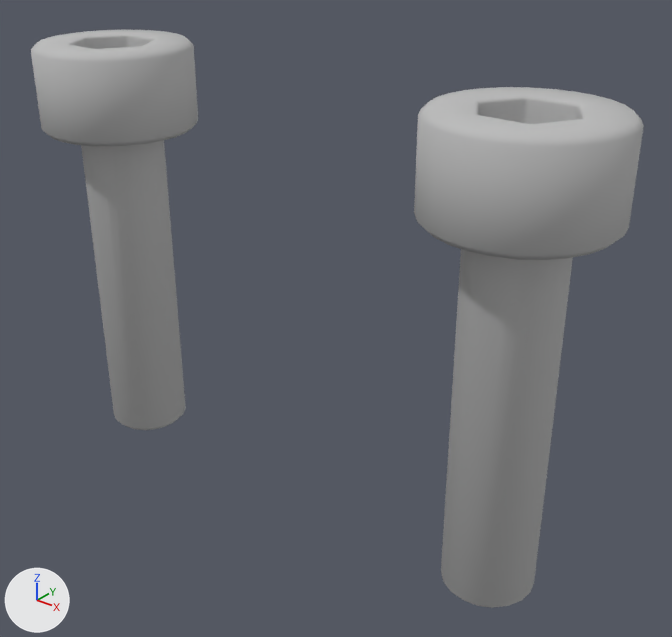
A saved change to the OBJ model resources/meshes/solo_lower_leg_v2/solo_lower_leg_v2_0.obj.
Camera for both pictures: a 50 mm lens placed at (0.0187, -0.0211, 0.0144), pointed at (0.0013, 0.0007, 0.0009). The lights are fixed; the arrows at lower left show +X, +Y and +Z. Where no turn or scale is listed for an object, it has been applied to the vertices.

Objects in the first picture: 'solo_lower_leg_v2_0'.
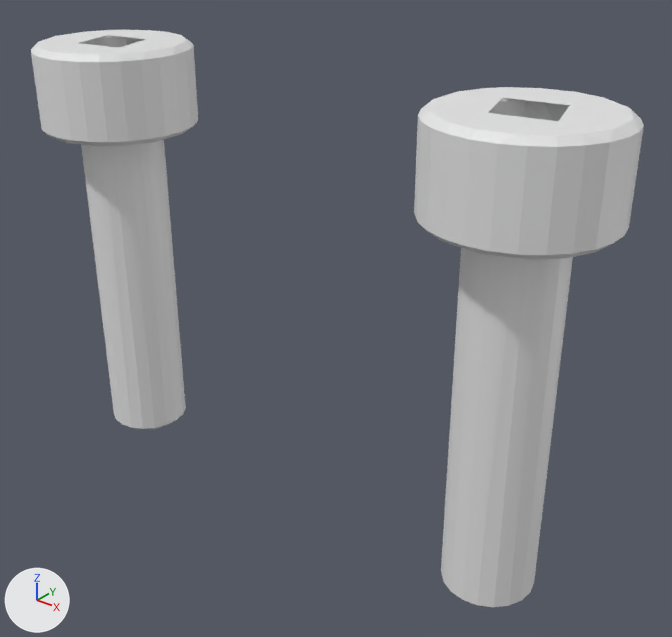
Patch to the scene script:
```diff
--- a/resources/meshes/solo_lower_leg_v2/solo_lower_leg_v2_0.obj.py
+++ b/resources/meshes/solo_lower_leg_v2/solo_lower_leg_v2_0.obj.py
@@ me_solo_lower_leg_v2_0 @@
 # used by ob_solo_lower_leg_v2_0; location = (0.0, 0.0, 0.0)
-me_solo_lower_leg_v2_0.from_pydata(...)  # 878 vertices, 1748 faces; spans x -0.0107..0.0107, y -0.0027..0.0028, z -0.006..0.009
+me_solo_lower_leg_v2_0.from_pydata(...)  # 441 vertices, 874 faces; spans x -0.0107..0.0107, y -0.0027..0.0028, z -0.006..0.009
+# me_solo_lower_leg_v2_0 part 1: 2 vertices moved from x -0.0094..-0.0093, y -0.0007..0.0006, z 0.0059 to x -0.0095..-0.0093, y -0.0008..0.0004, z 0.0059; 259 vertices removed from x -0.0105..-0.0055, y -0.0025..0.0025, z 0.0058..0.009; 49 vertices added at x -0.0105..-0.0055, y -0.0025..0.0024, z 0.0059..0.009
+# me_solo_lower_leg_v2_0 part 2: 2 vertices moved from x 0.0066..0.0067, y -0.0007..0.0006, z 0.0059 to x 0.0065..0.0067, y -0.0008..0.0004, z 0.0059; 258 vertices removed from x 0.0055..0.0105, y -0.0025..0.0025, z 0.0058..0.009; 49 vertices added at x 0.0055..0.0105, y -0.0025..0.0024, z 0.0059..0.009
+# me_solo_lower_leg_v2_0 part 3: 14 vertices removed from x -0.0093..-0.0067, y -0.0013..0.0012, z -0.006; 5 vertices added at x -0.0092..-0.0068, y -0.0011..0.0012, z -0.006
+# me_solo_lower_leg_v2_0 part 4: 299 faces spanning x -0.0107..0.0107, y -0.0027..0.0028, z -0.006..0.009 switch from mat_material_0 (grey #bcbcbc) to no material
+# me_solo_lower_leg_v2_0 part 5: the surface is now shaded flat
```

Boxes [x1, y1, x2, y2] around the edits, measured in the pictures (672 x 637 px):
'solo_lower_leg_v2_0', reshaped: before [31, 30, 644, 608]; after [31, 30, 644, 607]
part 1 of me_solo_lower_leg_v2_0, cut back: before [31, 30, 196, 418]; after [31, 30, 193, 146]
part 2 of me_solo_lower_leg_v2_0, cut back: before [418, 87, 644, 591]; after [418, 87, 644, 260]
part 3 of me_solo_lower_leg_v2_0, cut back: before [122, 420, 176, 430]; after [135, 420, 176, 429]
part 4 of me_solo_lower_leg_v2_0, recoloured: [31, 45, 644, 607] in both
